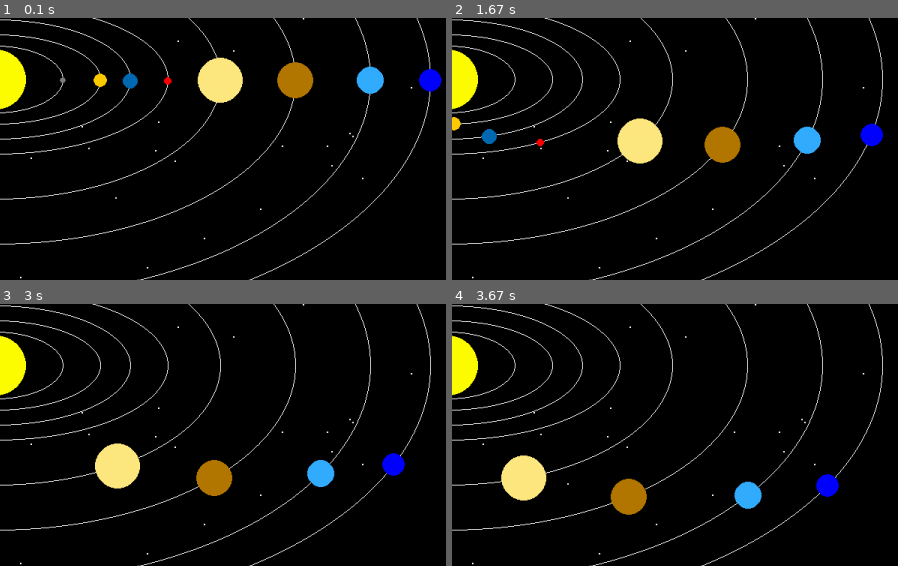
Above: before the commit, frames 1-4 (two rows, left to right).
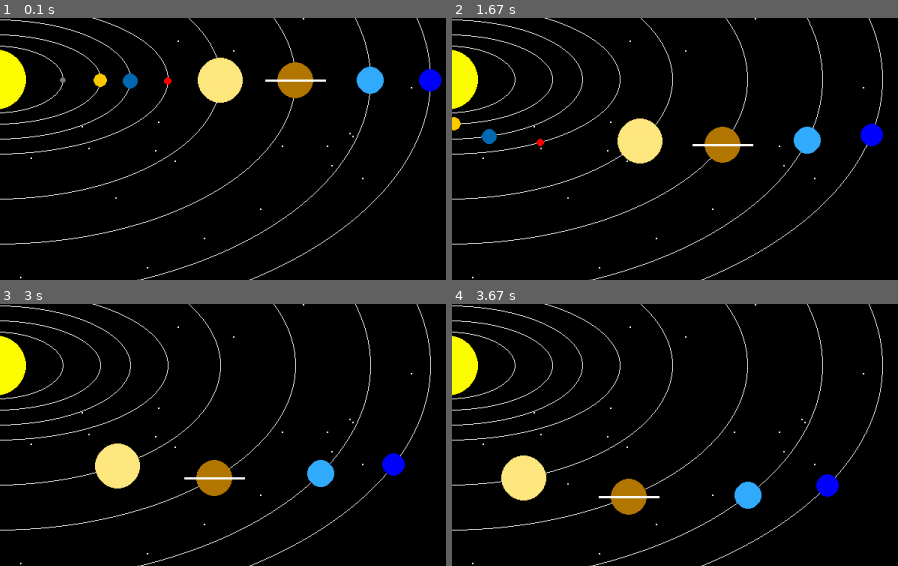
Above: after the commit, the same moments.

Repository: Procedurally-Generated-Human/Pygame-Solar-System
Game: pygame game, started from solar-system.py
Same seed, same stepped clock (60 frames per second), same inputs: the game is played once before the commit and once after it.
Inputs:
- Up to frame 1 (0.1 s): no input
- Up to frame 2 (1.67 s): no input
- Up to frame 3 (3 s): no input
- Up to frame 4 (3.67 s): no input
The pictures show only the part of the screen within x 50-100%, y 38-88%; the shares and areas given below are measured in that part.

The runs differ from the first frame. In frame 1, 0.2% of the frame differs, in the area x 59-74%, y 23-25%; in frame 2, 0.2%, in the area x 53-68%, y 48-50%; in frame 3, 0.2%; in frame 4, 0.2%.

Commit message:
Update solar-system.py

Diff:
--- a/solar-system.py
+++ b/solar-system.py
@@ -11,18 +11,21 @@
 
 
 class Planet():
-    def __init__(self, radius,speed, color, x_radius, y_radius):
+    def __init__(self, radius,speed, color, x_radius, y_radius, rings):
         self.radius = radius
         self.speed = speed
         self.degree = 0
         self.color = color
         self.x_radius = x_radius
         self.y_radius = y_radius
+        self.rings = rings
 
     def draw(self):
             x1 = int(math.cos(self.degree * 2 * math.pi/360) * self.x_radius) + width/2
             y1 = int(math.sin(self.degree * 2 * math.pi/360) * self.y_radius) + height/2
             pygame.draw.circle(window, self.color, (x1, y1), self.radius)
+            if self.rings == True:
+                pygame.draw.line(window, white,(x1 - 40, y1),(x1 + 40, y1) ,3)
 
     def draw_orbit(self):
             pygame.draw.ellipse(window, white, [width/2 - self.x_radius,height/2-self.y_radius,2*(self.x_radius),2*(self.y_radius)] ,1)
@@ -72,14 +75,14 @@
 create_stars(stars, 100, width, height)
 sun = Sun(40,width/2,height/2,yellow)
 
-mercury = Planet(4.8,2.35,grey, 90,45)
-venus = Planet(9.5,1.8,orange, 140,60)
-earth = Planet(10,1.5,mid_blue, 180,80)
-mars = Planet(5.3,1.2,red, 230,100)
-jupiter = Planet(30,0.65,creamy, 300, 160)
-saturn = Planet(24,0.49,dark_orange, 400, 220)
-uranus = Planet(18,0.34,light_blue, 500, 290)
-neptune = Planet(15.8,0.27,blue, 580, 330)
+mercury = Planet(4.8,2.35,grey, 90,45, False)
+venus = Planet(9.5,1.8,orange, 140,60, False)
+earth = Planet(10,1.5,mid_blue, 180,80, False)
+mars = Planet(5.3,1.2,red, 230,100, False)
+jupiter = Planet(30,0.65,creamy, 300, 160, False)
+saturn = Planet(24,0.49,dark_orange, 400, 220, True)
+uranus = Planet(18,0.34,light_blue, 500, 290, False)
+neptune = Planet(15.8,0.27,blue, 580, 330, False)
 planets = [ mercury, venus, earth, mars, jupiter, saturn, uranus, neptune]
 
 
@@ -105,4 +108,4 @@
 
 
 if __name__ == '__main__':
-  main()
+    main()
